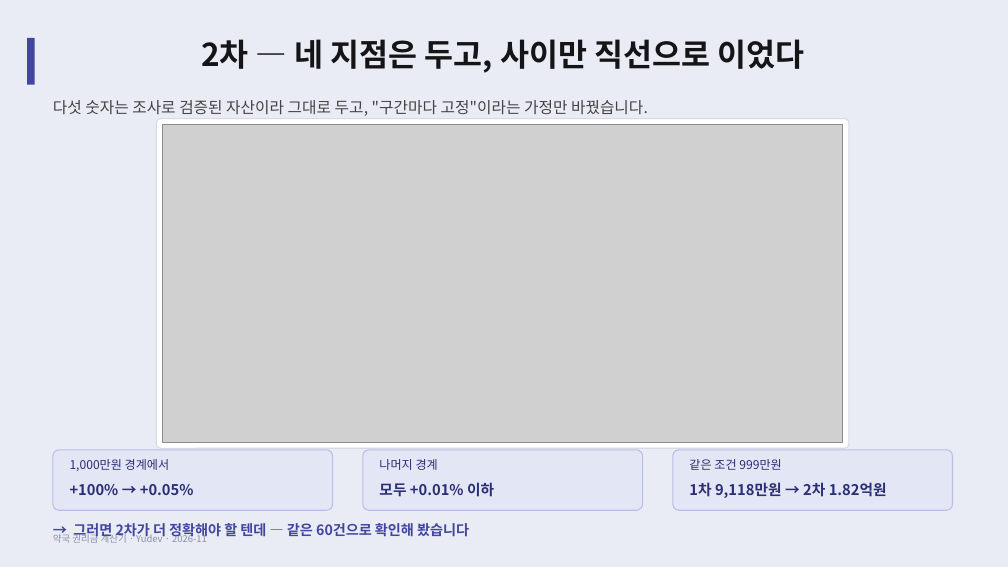
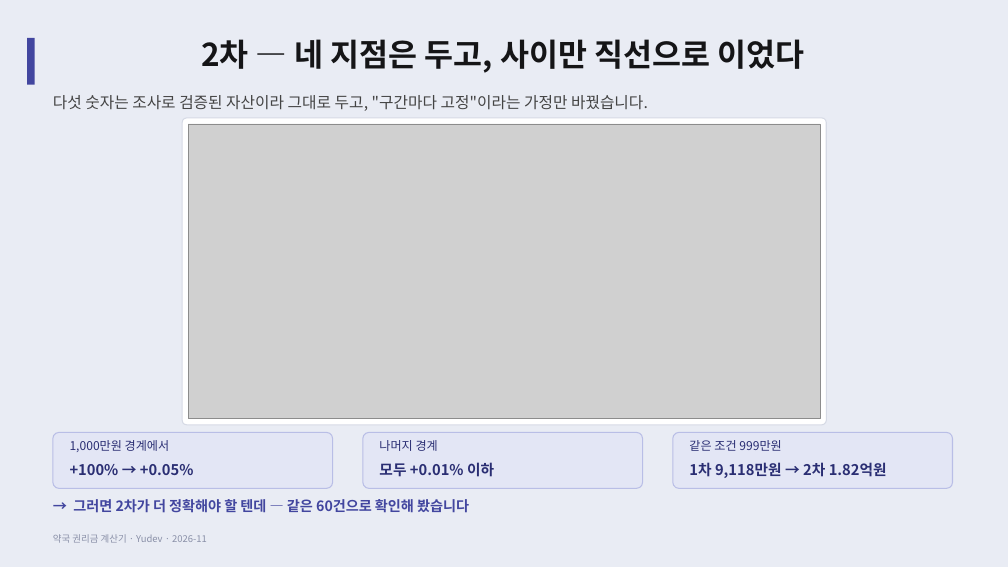
Before and after one commit to YUSEONCHUN/calculating, a slide deck: slide 13 of doc/slides/권리금계산기_프로젝트.pptx. Drawn at 1008x567 pixels with LibreOffice and Linux fonts; fonts in the diff are those of the drawing; grey boxes stand for pictures. Boxes give left, top, right and bottom in pixels: in the first picture for what was removed or moved away, otherwise in the second. Text is boxed around its words. In the diff, an @@ line names an element or a change of style, - is before the commit and + after.

```diff
--- a/doc/slides/권리금계산기_프로젝트.pptx
+++ b/doc/slides/권리금계산기_프로젝트.pptx
@@ text "다섯 숫자는 조사로 검증된 자산이라 ..." moved from (x1=53, y1=100, x2=648, y2=116) to (x1=53, y1=95, x2=648, y2=111) @@
@@ rounded rectangle resized from (x1=157, y1=119, x2=849, y2=448) to (x1=182, y1=118, x2=827, y2=425) @@
@@ picture resized from (x1=163, y1=125, x2=843, y2=442) to (x1=188, y1=124, x2=820, y2=419) @@
@@ rounded rectangle resized from (x1=53, y1=450, x2=333, y2=510) to (x1=53, y1=433, x2=333, y2=488) @@
@@ rounded rectangle resized from (x1=363, y1=450, x2=643, y2=510) to (x1=363, y1=433, x2=643, y2=488) @@
@@ proportions changed in 4 elements at (x1=182, y1=118, x2=827, y2=425), (x1=53, y1=433, x2=333, y2=488), (x1=363, y1=433, x2=643, y2=488), (x1=673, y1=433, x2=953, y2=488) @@
@@ rounded rectangle resized from (x1=673, y1=450, x2=953, y2=510) to (x1=673, y1=433, x2=953, y2=488) @@
@@ 6 texts moved together from (x1=70, y1=459, x2=887, y2=498) to (x1=70, y1=440, x2=887, y2=478) @@
@@ text "→ 그러면 2차가 더 정확해야 ..." moved from (x1=73, y1=523, x2=469, y2=540) to (x1=73, y1=499, x2=469, y2=513) @@
```
Also in this commit, not shown: 6 other slides changed, 3 other files.
